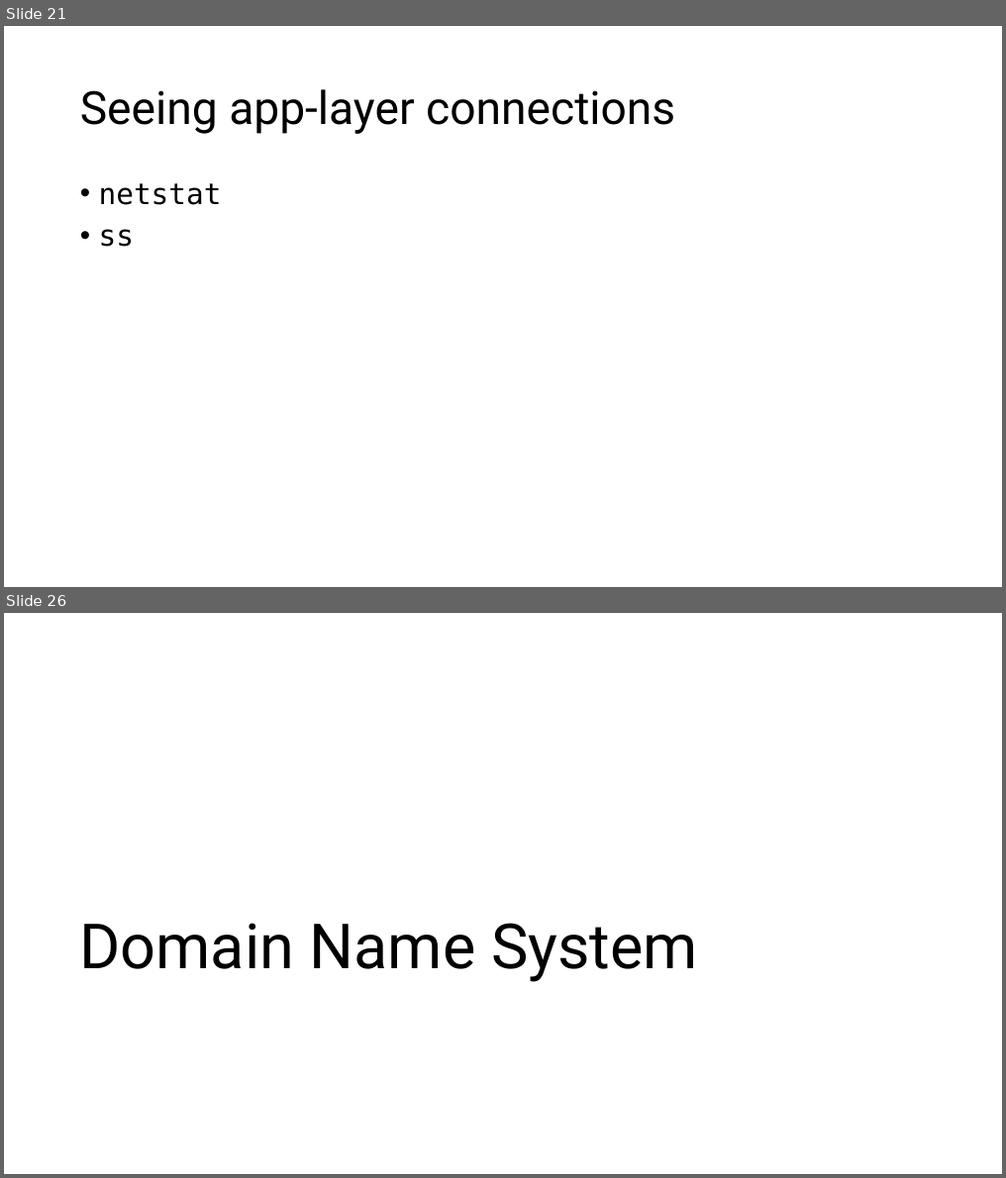
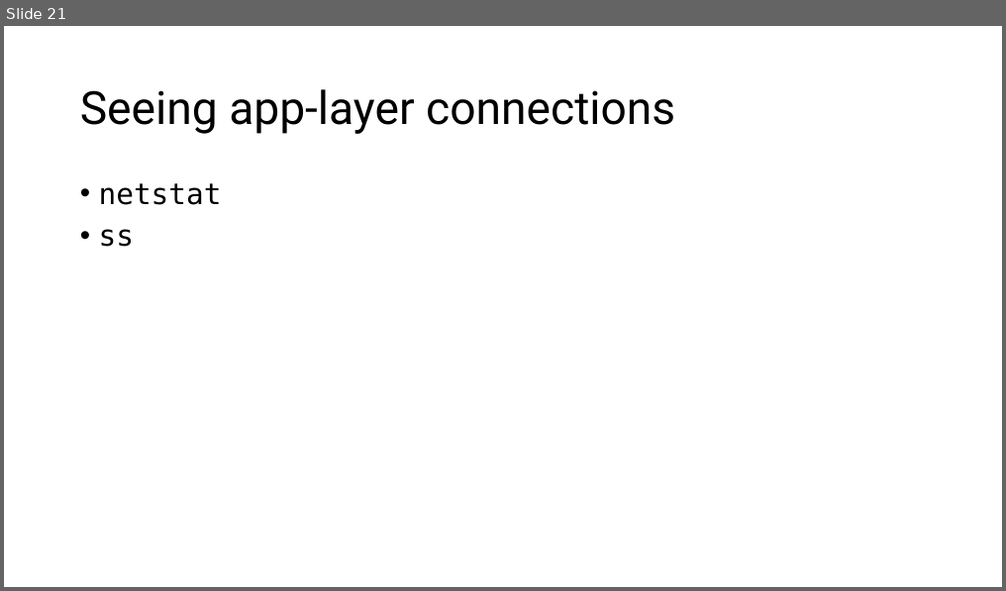
Before and after one commit to ngsrinivas/coursegen, a slide deck: ex/352-F24/staging/352-F24/lectures/03-measurement-app.pptx. Shown one above the other, each under a label of ours: slides 21 and 26 before the commit, slide 21 after it; the slides between them are not shown. The pictures are 1006x1178 and 1006x591 pixels, drawn with LibreOffice and Linux fonts; fonts in the diff are those of the drawing. Boxes give left, top, right and bottom in pixels: in the first picture for what was removed or moved away, otherwise in the second. Text is boxed around its words. In the diff, an @@ line names an element or a change of style, - is before the commit and + after.

```diff
--- a/ex/352-F24/staging/352-F24/lectures/03-measurement-app.pptx
+++ b/ex/352-F24/staging/352-F24/lectures/03-measurement-app.pptx
@@ slide 26 removed at (4, 613, 1002, 1174), background #FFFFFF @@
@@ title removed at (79, 923, 698, 982) @@
-Domain Name System
```
Also in this commit, not shown: 9 other slides removed, 4 other files.
